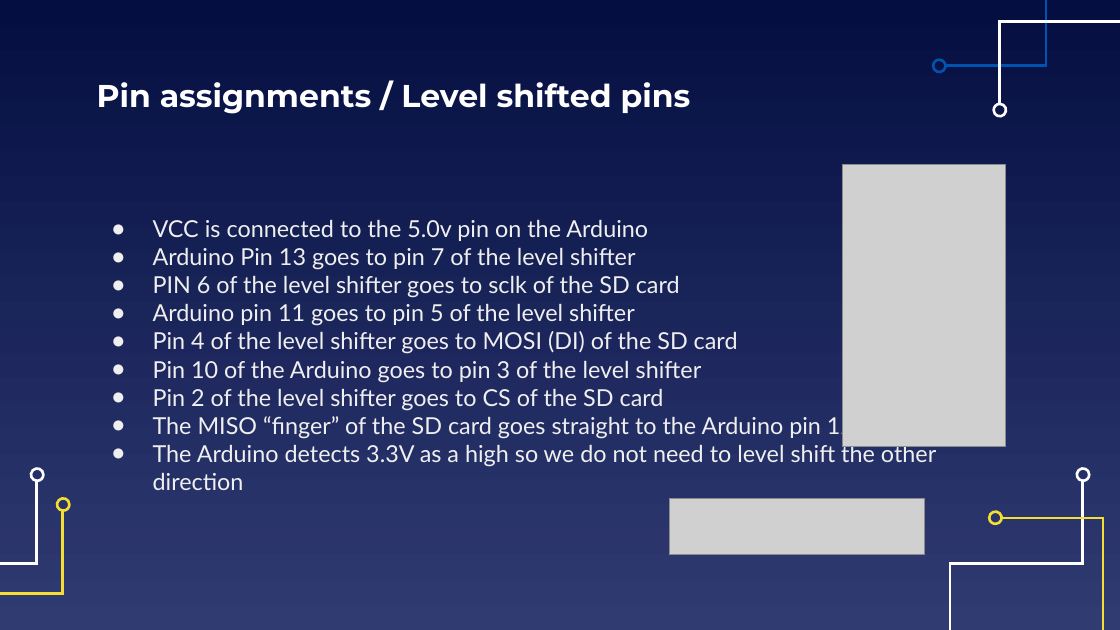
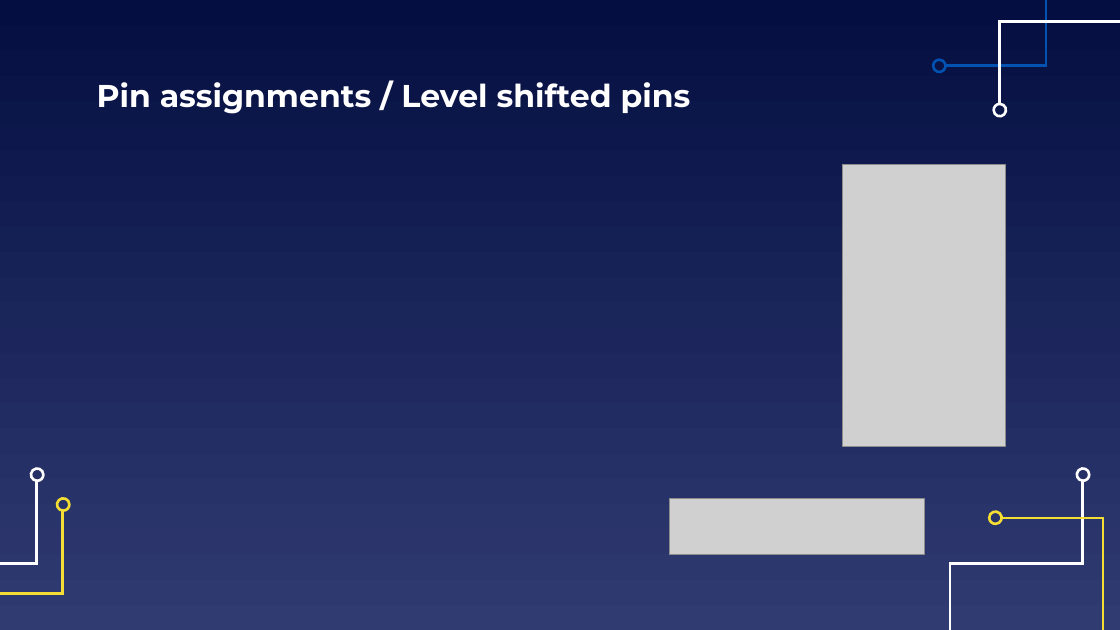
Before and after one commit to EELabMan/Arduino-11-Real-Time-Clocks-and-Datalogging, a slide deck: slide 6 of Data Logging2.pptx (slide 5 before the commit). Drawn at 1120x630 pixels with LibreOffice and Linux fonts; fonts in the diff are those of the drawing; grey boxes stand for pictures. Boxes give left, top, right and bottom in pixels: in the first picture for what was removed or moved away, otherwise in the second. Text is boxed around its words. In the diff, an @@ line names an element or a change of style, - is before the commit and + after.

```diff
--- a/Data Logging2.pptx
+++ b/Data Logging2.pptx
@@ text removed at <box>153,220,936,490</box> @@
-● VCC is connected to the 5.0v pin on the Arduino
-● Arduino Pin 13 goes to pin 7 of the level shifter
-● PIN 6 of the level shifter goes to sclk of the SD card
-● Arduino pin 11 goes to pin 5 of the level shifter
-● Pin 4 of the level shifter goes to MOSI (DI) of the SD card
-● Pin 10 of the Arduino goes to pin 3 of the level shifter
-● Pin 2 of the level shifter goes to CS of the SD card
-● The MISO “finger” of the SD card goes straight to the Arduino pin 12
-● The Arduino detects 3.3V as a high so we do not need to level shift the other direction
```
Also in this commit, not shown: 1 other slide changed, 1 slide added.
